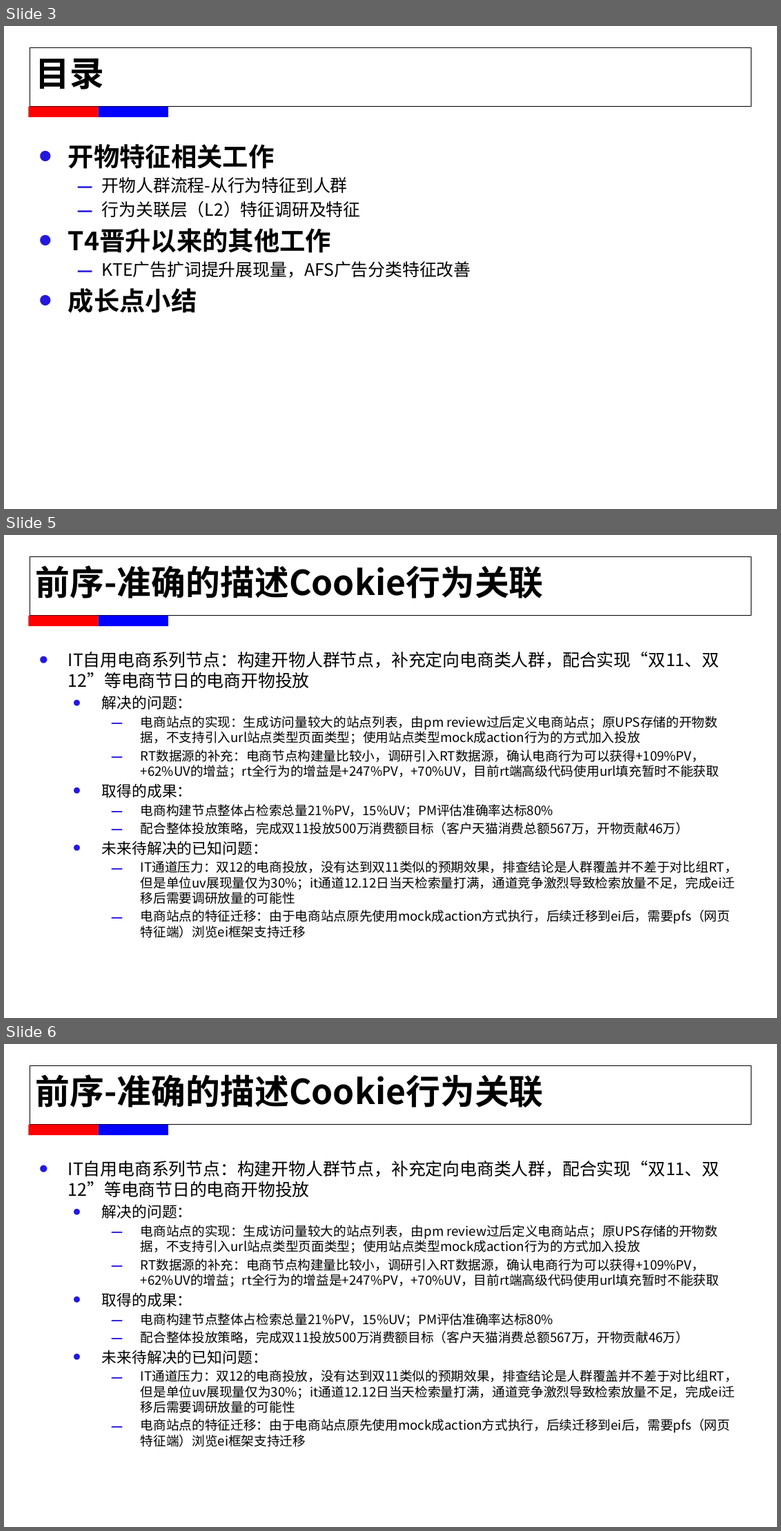
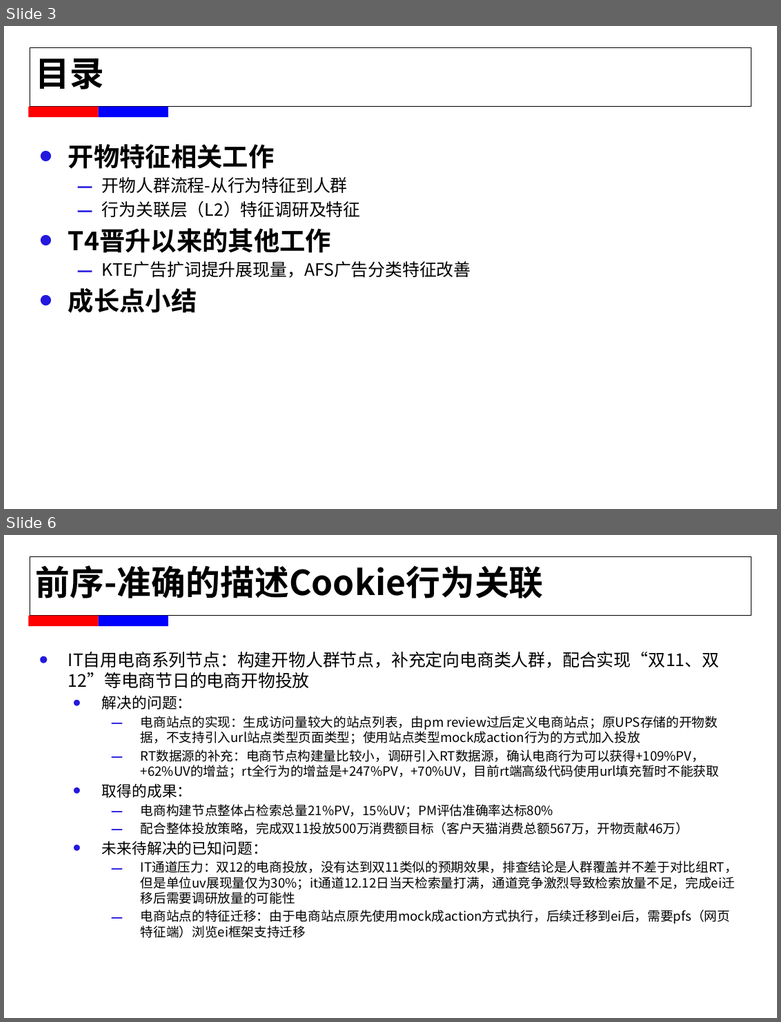
Before and after one commit to alexxyjiang/baidu-tech-report, a slide deck: For T5/蒋学渊_2015年春工作述职.pptx. Shown one above the other, each under a label of ours: slides 3, 5 and 6 before the commit, slides 3 and 6 after it; the slides between them are not shown. The pictures are 781x1531 and 781x1022 pixels, drawn with LibreOffice and Linux fonts; fonts in the diff are those of the drawing; background and template pictures are left out. Boxes give left, top, right and bottom in pixels: in the first picture for what was removed or moved away, otherwise in the second. Text is boxed around its words. In the diff, an @@ line names an element or a change of style, - is before the commit and + after.

```diff
--- a/For T5/蒋学渊_2015年春工作述职.pptx
+++ b/For T5/蒋学渊_2015年春工作述职.pptx
@@ slide 5 removed at <box>4,535,777,1018</box>, background #FFFFFF; not listed: 4 template elements that a slide beside it also shows @@
@@ text removed at <box>36,565,544,598</box> @@
-前序-准确的描述Cookie行为关联
@@ text removed at <box>68,652,737,938</box> @@
-• IT自用电商系列节点：构建开物人群节点，补充定向电商类人群，配合实现“双11、双12”等电商节日的电商开物投放
-    • 解决的问题：
-      – 电商站点的实现：生成访问量较大的站点列表，由pm review过后定义电商站点；原UPS存储的开物数据，不支持引入url站点类型页面类型；使用站点类型mock成action行为的方式加入投放
-      – RT数据源的补充：电商节点构建量比较小，调研引入RT数据源，确认电商行为可以获得+109%PV，+62%UV的增益；rt全行为的增益是+247%PV，+70%UV，目前rt端高级代码使用url填充暂时不能获取
-    • 取得的成果：
-      – 电商构建节点整体占检索总量21%PV，15%UV；PM评估准确率达标80%
-      – 配合整体投放策略，完成双11投放500万消费额目标（客户天猫消费总额567万，开物贡献46万）
-    • 未来待解决的已知问题：
-      – IT通道压力：双12的电商投放，没有达到双11类似的预期效果，排查结论是人群覆盖并不差于对比组RT，但是单位uv展现量仅为30%；it通道12.12日当天检索量打满，通道竞争激烈导致检索放量不足，完成ei迁移后需要调研放量的可能性
-      – 电商站点的特征迁移：由于电商站点原先使用mock成action方式执行，后续迁移到ei后，需要pfs（网页特征端）浏览ei框架支持迁移
```
Also in this commit, not shown: 4 slides changed, 1 slide added, 1 other slide removed, 6 other files.
